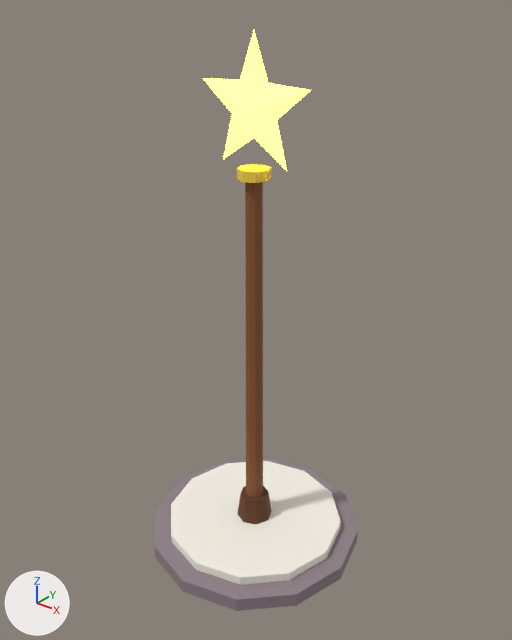
One commit to the FBX model assets/models/map/StarPole.fbx: the scene before it, then after it.
Rendered twice from a 50 mm camera at (20.3, -25.2, 29.4) aimed at (0.1, 0.1, 13.7). Arrows for +X, +Y and +Z are at lower left; the lights stay in place. The first picture is the older version. Where no turn or scale is listed for an object, it has been applied to the vertices.

The first picture shows 'StarPole_Cream', 'StarPole_GlowGold', 'StarPole_Gold', 'StarPole_Stone', 'StarPole_Wood', 'StarPole_WoodDark'.
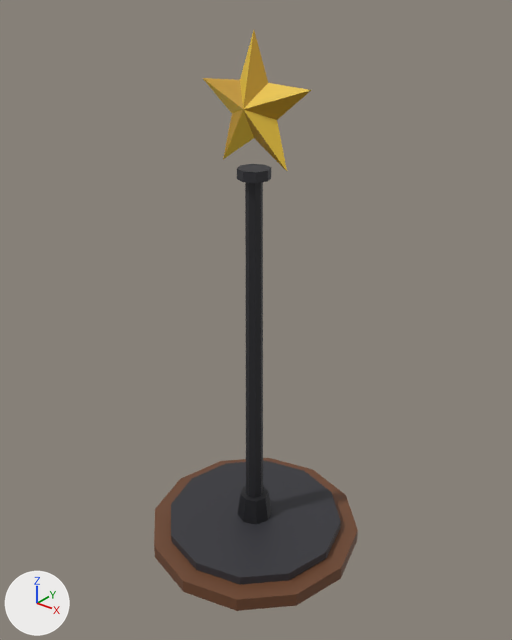
The change, as JSON lines over the scene's bpy script:
```json
{"op": "add", "block": "img_starpole_palette_png", "code": ["img_starpole_palette_png = load_image('StarPole_palette.png', '_unpacked/StarPole_palette.png', 64, 64, 'sRGB')"]}
{"op": "add", "block": "mat_starpole_palette", "code": ["mat_starpole_palette = principled_material('StarPole_Palette')", "mat_starpole_palette.texture = img_starpole_palette_png"]}
{"block": "me_starpole_glowgold_001", "where": "me_starpole_glowgold_001.from_pydata(...)  # 12 vertices, 20 faces; spans x -3.04..3.04, y -0.75..0.75, z 21.61..27.4"}
{"block": "me_starpole_glowgold_001", "where": "# used by ob_starpole_glowgold; location = (0.0, 0.0, 0.0)"}
{"block": "me_starpole_glowgold_001", "change": "me_starpole_glowgold_001 part 2: 20 faces spanning x -3.04..3.04, y -0.75..0.75, z 21.61..27.4 switch from mat_glowgold (yellow #ffd949, glowing yellow #ffd949) to mat_starpole_palette (picture img_starpole_palette_png)"}
{"block": "me_starpole_cream", "where": "me_starpole_cream.from_pydata(...)  # 24 vertices, 14 faces; spans x -5.0..5.0, y -5.0..5.0, z 0.8..1.3"}
{"block": "me_starpole_cream", "where": "# used by ob_starpole_cream; location = (0.0, 0.0, 0.0)"}
{"op": "remove", "block": "me_starpole_cream", "code": "me_starpole_cream.materials.append(mat_cream)  # white #f6f1e7"}
{"block": "me_starpole_cream", "change": "me_starpole_cream part 3: texture (UV) coordinates changed"}
{"op": "add", "block": "me_starpole_cream", "code": "me_starpole_cream.materials.append(mat_starpole_palette)  # picture img_starpole_palette_png"}
{"block": "me_starpole_gold", "where": "me_starpole_gold.from_pydata(...)  # 16 vertices, 10 faces; spans x -0.8..0.8, y -0.8..0.8, z 21.0..21.5"}
{"op": "remove", "block": "me_starpole_gold", "code": "me_starpole_gold.materials.append(mat_gold)  # yellow #ffd949"}
{"op": "add", "block": "me_starpole_gold", "code": "me_starpole_gold.materials.append(mat_starpole_palette)  # picture img_starpole_palette_png"}
{"block": "me_starpole_wooddark", "where": "me_starpole_wooddark.from_pydata(...)  # 16 vertices, 10 faces; spans x -1.0..1.0, y -1.0..1.0, z 1.3..2.8"}
{"op": "remove", "block": "me_starpole_wooddark", "code": "me_starpole_wooddark.materials.append(mat_wooddark)  # brown #5f371a"}
{"op": "add", "block": "me_starpole_wooddark", "code": "me_starpole_wooddark.materials.append(mat_starpole_palette)  # picture img_starpole_palette_png"}
{"block": "me_starpole_stone", "where": "me_starpole_stone.from_pydata(...)  # 24 vertices, 14 faces; spans x -6.0..6.0, y -6.0..6.0, z 0.0..0.8"}
{"block": "me_starpole_stone", "where": "# used by ob_starpole_stone; location = (0.0, 0.0, 0.0)"}
{"op": "remove", "block": "me_starpole_stone", "code": "me_starpole_stone.materials.append(mat_stone)  # grey #8e8087"}
{"block": "me_starpole_stone", "change": "me_starpole_stone part 1: texture (UV) coordinates changed"}
{"op": "add", "block": "me_starpole_stone", "code": "me_starpole_stone.materials.append(mat_starpole_palette)  # picture img_starpole_palette_png"}
{"block": "me_starpole_wood", "where": "me_starpole_wood.from_pydata(...)  # 16 vertices, 10 faces; spans x -0.5..0.5, y -0.5..0.5, z 1.3..21.3"}
{"op": "remove", "block": "me_starpole_wood", "code": "me_starpole_wood.materials.append(mat_wood)  # brown #8b552e"}
{"op": "add", "block": "me_starpole_wood", "code": "me_starpole_wood.materials.append(mat_starpole_palette)  # picture img_starpole_palette_png"}
```

Where the change shows, as pixel boxes (x1, y1, x2, y2) in the pictures (512 x 640 px):
```json
{"object": "StarPole_Cream", "change": "recoloured, surface changed", "before": [171, 461, 341, 585], "after": [171, 461, 341, 585], "on screen": "white to grey"}
{"object": "StarPole_Stone", "change": "recoloured, surface changed", "before": [154, 458, 358, 611], "after": [154, 458, 358, 611], "on screen": "grey to brown"}
{"object": "StarPole_Wood", "change": "recoloured", "before": [245, 182, 263, 498], "after": [245, 182, 263, 498], "on screen": "brown to black"}
{"object": "StarPole_WoodDark", "change": "recoloured", "before": [237, 486, 272, 525], "after": [237, 486, 272, 525], "on screen": "brown to black"}
{"object": "StarPole_Gold", "change": "recoloured", "before": [237, 164, 271, 183], "after": [237, 164, 271, 183], "on screen": "yellow to grey"}
{"part": 2, "of": "me_starpole_glowgold_001", "change": "recoloured", "before": [203, 30, 311, 171], "after": [203, 30, 311, 171], "on screen": "darker"}
```
